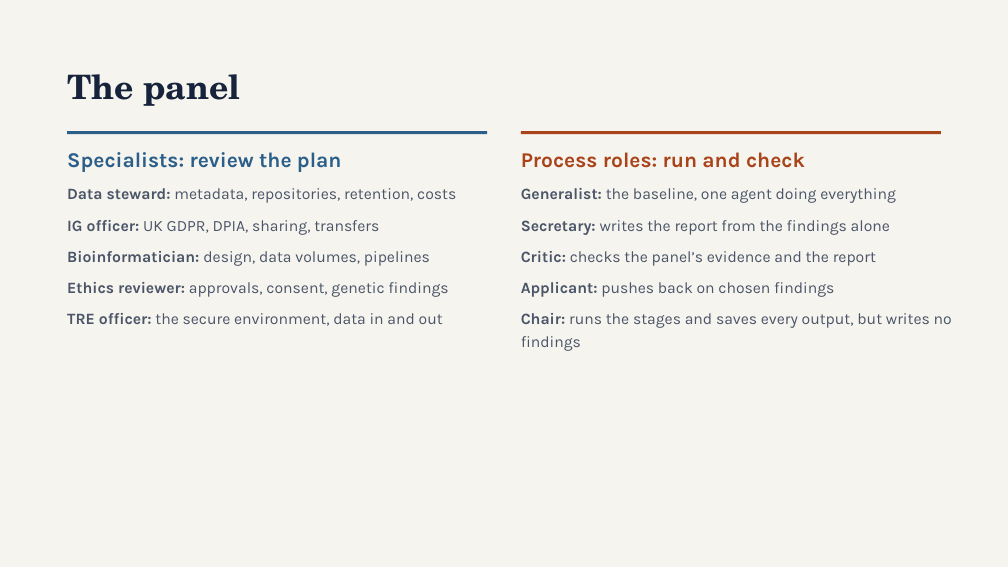
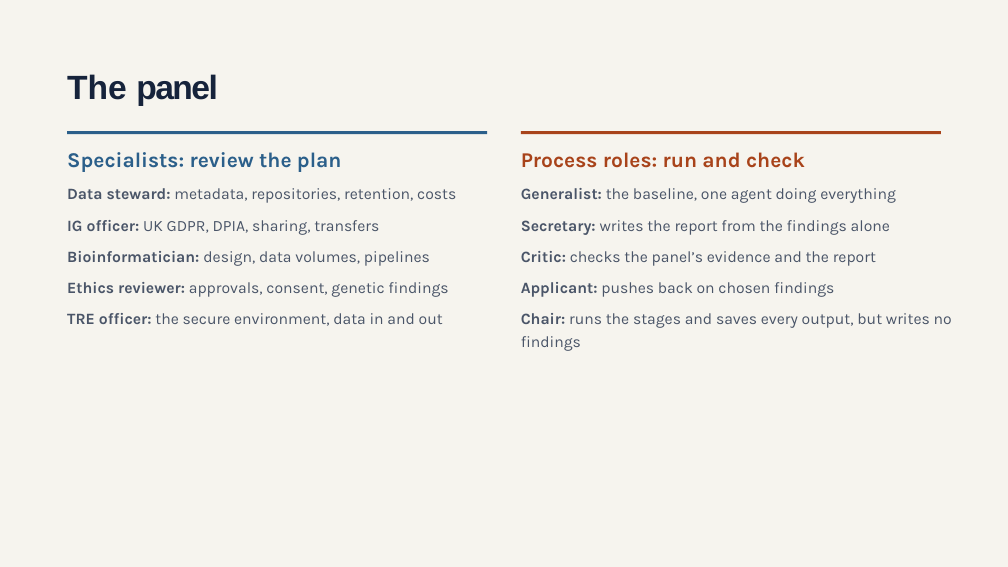
Before and after one commit to nicholas-owen/DMP-Agentic-RDM-Demo, a slide deck: slide 8 of Agents as a Review Panel.pptx. Drawn at 1008x567 pixels with LibreOffice and Linux fonts; fonts in the diff are those of the drawing. Boxes give left, top, right and bottom in pixels: in the first picture for what was removed or moved away, otherwise in the second. Text is boxed around its words. In the diff, an @@ line names an element or a change of style, - is before the commit and + after.

```diff
--- a/Agents as a Review Panel.pptx
+++ b/Agents as a Review Panel.pptx
@@ title "The panel" at (67,74,217,106): font TeX Gyre Schola to Arial; letter spacing 0 to -1.5 pt in "panel" @@
```
Also in this commit, not shown: 22 other slides changed, 3 other files.
